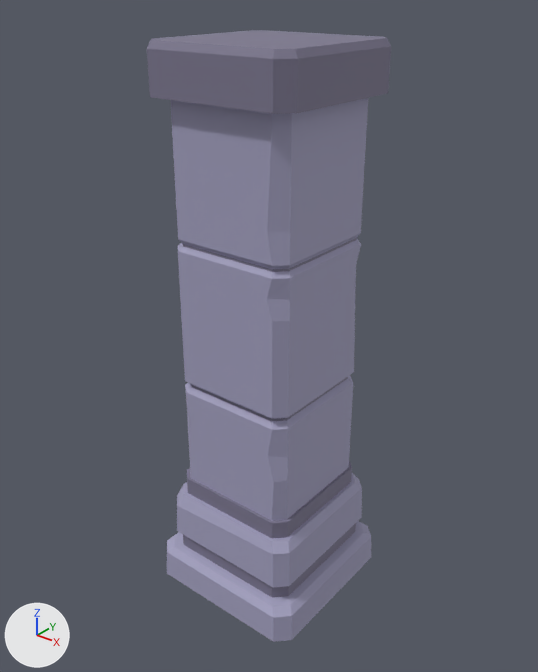
Two versions of the FBX model Assets/Art/Models/pillar.fbx, one commit apart.
Before and after are seen from a 50 mm lens placed at (3.01, -3.76, 4.42), pointed at (-0.02, 0.01, 2.08). The lights are fixed; the arrows at lower left show +X, +Y and +Z.

In view in the first picture: 'Column'.
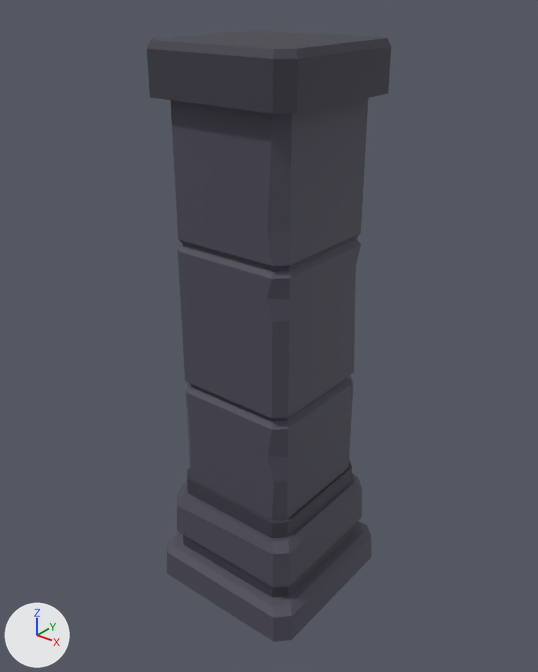
The newer file is also turned or shifted as a whole; pictures and numbers use the older file's frame.

What differs and where, as boxes (x1, y1, x2, y2) in the pictures (538 x 672 px):
```json
{"object": "Column", "change": "recoloured", "before": [147, 30, 391, 642], "after": [147, 30, 391, 642]}
```

Edits to the scene script, one JSON object a line:
```json
{"op": "set", "path": "mat_grey_floor.base_color", "old": "(0.366, 0.352, 0.52)", "new": "(0.0741, 0.0715, 0.102)", "note": "blue #a3a0bf -> dark grey #4d4c5a"}
{"op": "set", "path": "mat_darkgrey_floor.base_color", "old": "(0.2, 0.185, 0.275)", "new": "(0.0455, 0.0422, 0.0607)", "note": "blue #7c778f -> dark grey #3c3a46"}
```
